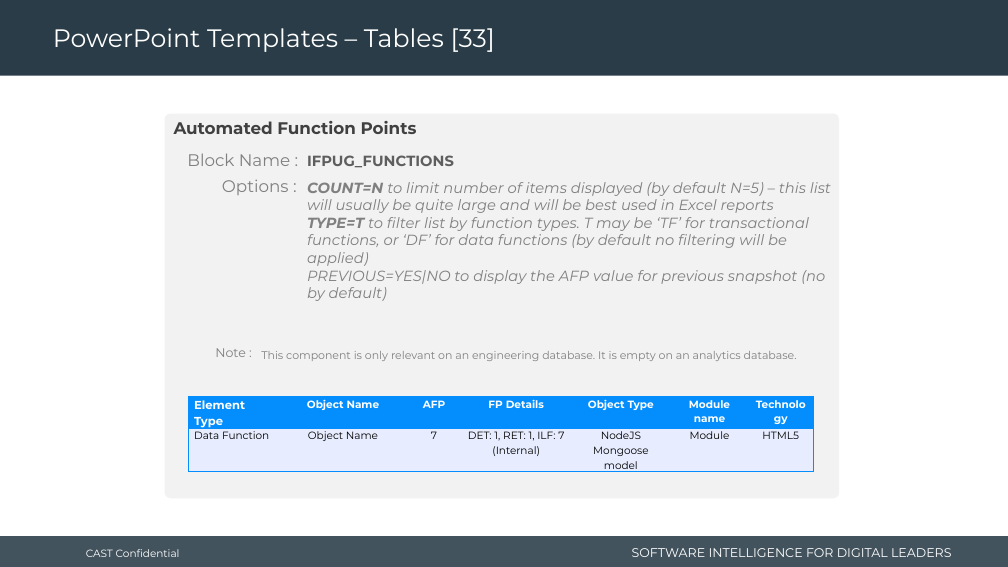
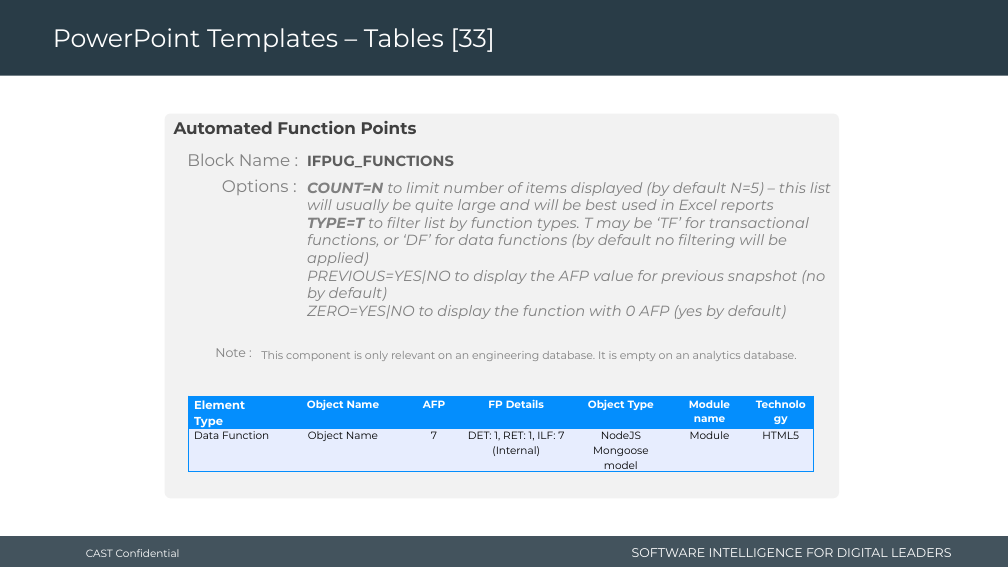
Before and after one commit to CAST-projects/CAST-ReportGenerator, a slide deck: slide 67 of CastReporting.Reporting.Core/Templates/Application/Component library/1- Powerpoint-components-library.pptx. Drawn at 1008x567 pixels with LibreOffice and Linux fonts; fonts in the diff are those of the drawing; background and template pictures are left out. Boxes give left, top, right and bottom in pixels: in the first picture for what was removed or moved away, otherwise in the second. Text is boxed around its words. In the diff, an @@ line names an element or a change of style, - is before the commit and + after.

```diff
--- a/CastReporting.Reporting.Core/Templates/Application/Component library/1- Powerpoint-components-library.pptx
+++ b/CastReporting.Reporting.Core/Templates/Application/Component library/1- Powerpoint-components-library.pptx
@@ text at [307,305,786,319]: paragraph added @@
+ZERO=YES|NO to display the function with 0 AFP (yes by default)
```
Also in this commit, not shown: 5 other files.
